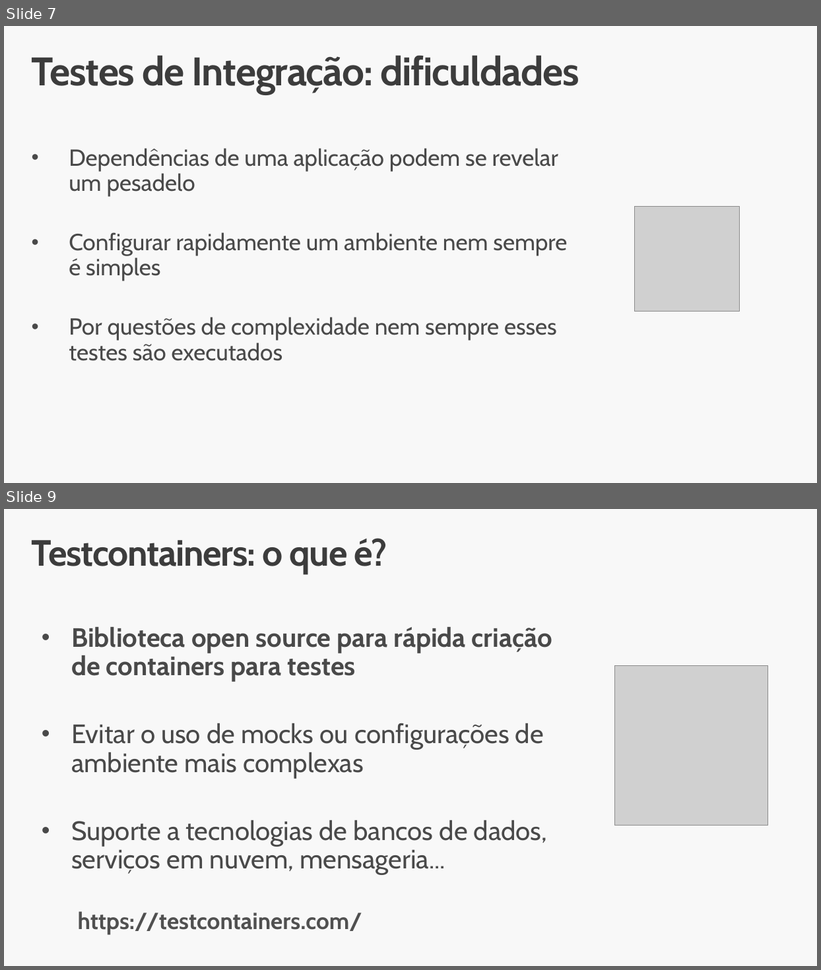
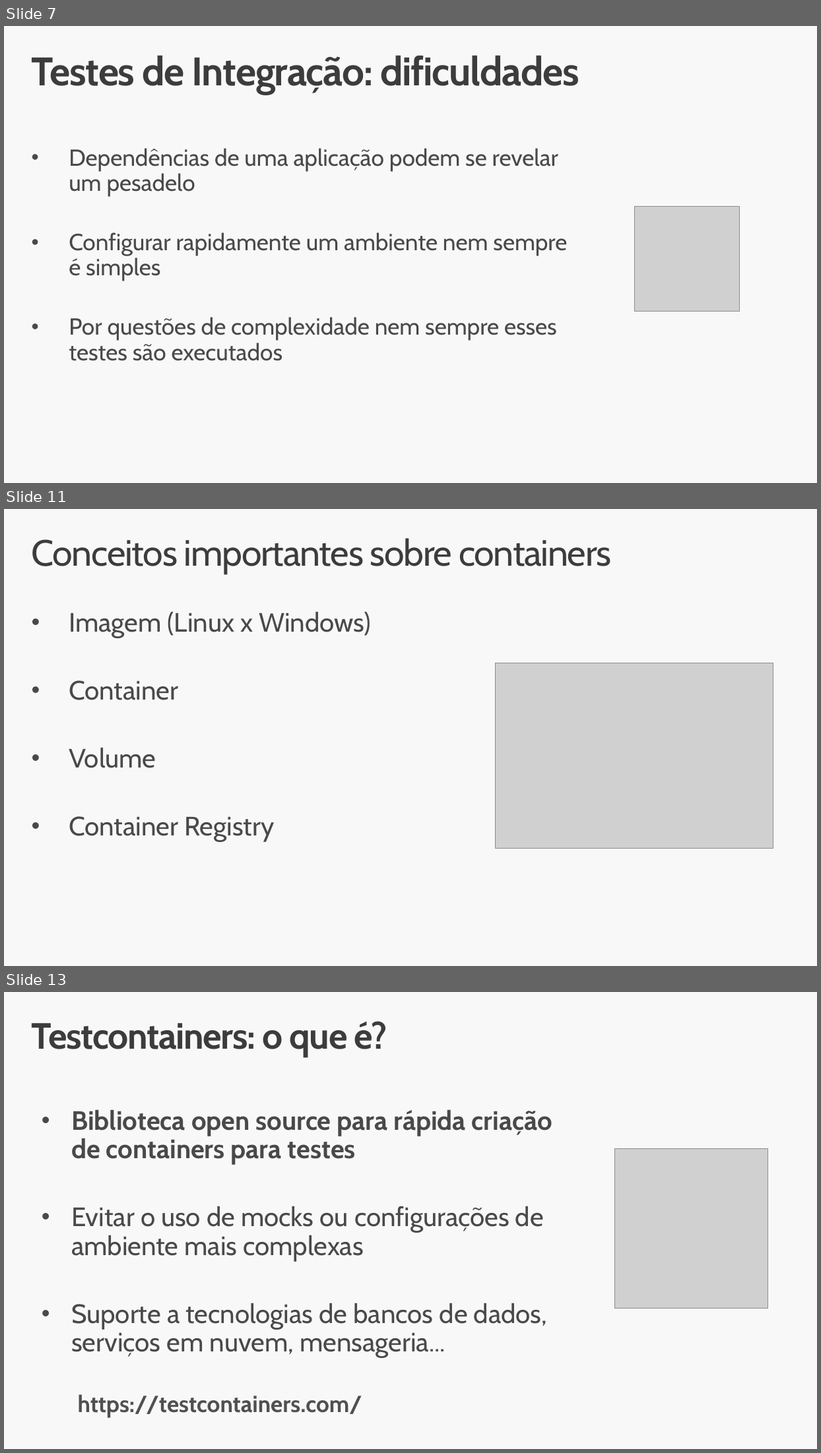
Before and after one commit to renatogroffe/testcontainers_senai-2025-05, a slide deck: slides/TestContainers SENAI 2025-05.pptx. Shown one above the other, each under a label of ours: slides 7 and 9 before the commit, slides 7, 11 and 13 after it; the slides between them are not shown. The pictures are 821x970 and 821x1453 pixels, drawn with LibreOffice and Linux fonts; fonts in the diff are those of the drawing; grey boxes stand for pictures. Boxes give left, top, right and bottom in pixels: in the first picture for what was removed or moved away, otherwise in the second. Text is boxed around its words. In the diff, an @@ line names an element or a change of style, - is before the commit and + after.

```diff
--- a/slides/TestContainers SENAI 2025-05.pptx
+++ b/slides/TestContainers SENAI 2025-05.pptx
@@ slide 11 added at [4,509,817,966], background #F8F8F8 @@
@@ title added at [32,538,611,574], 44 pt, text #3C3C3C @@
+Conceitos importantes sobre containers
@@ text added at [69,612,371,842], 32 pt, text #494949 @@
+• Imagem (Linux x Windows)
+• Container
+• Volume
+• Container Registry
@@ picture added at [496,663,774,848] @@
@@ what was slide 9 is now slide 13 @@
```
Also in this commit, not shown: 1 slide changed, 3 other slides added.
